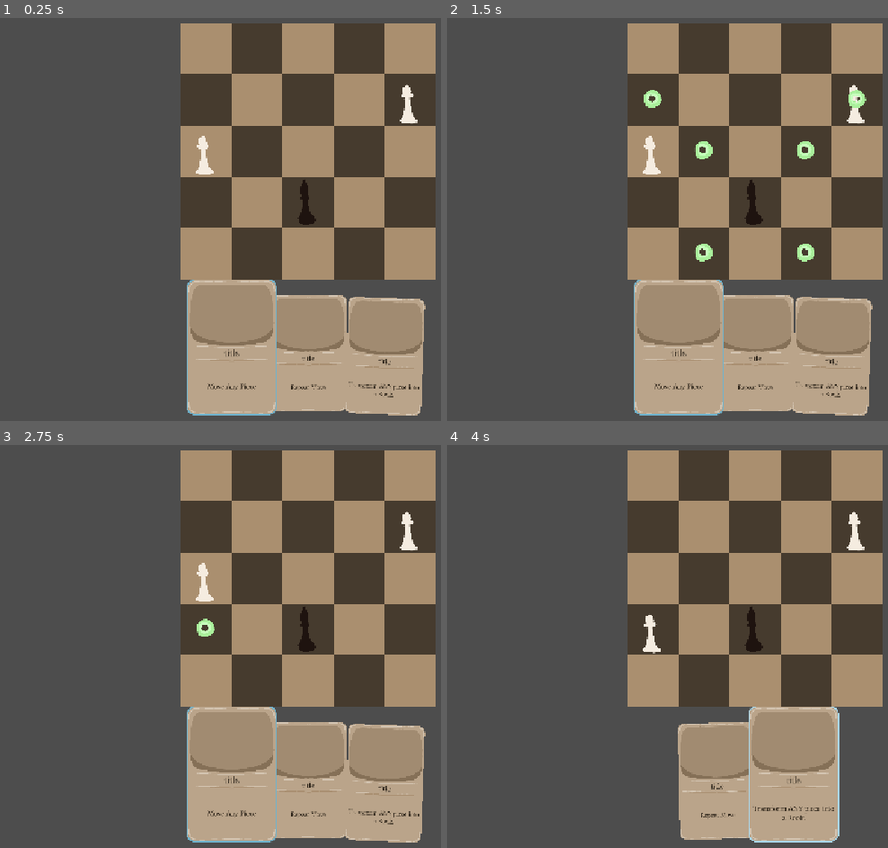
Above: before the commit, frames 1-4 (two rows, left to right).
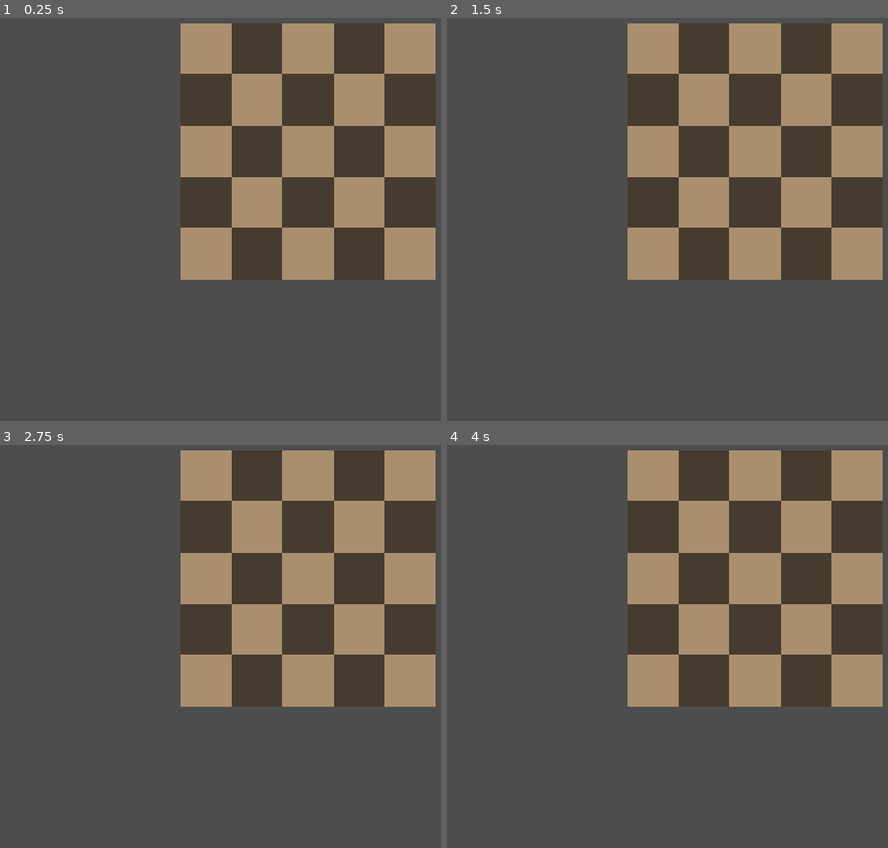
Above: after the commit, the same moments.

Repository: yourname3/gmtk-2026
Game: Godot game, scene res://level_base.tscn
Same seed, same stepped clock (60 frames per second), same inputs: the game is played once before the commit and once after it. Before the commit the project starts from res://level.tscn.
Inputs (mouse positions are in pixels of both pictures, inside the frame that each line leads up to):
- Up to frame 1 (0.25 s): no input
- Up to frame 2 (1.5 s): tap Enter at 0.5 s; move the mouse to (857, 98) at 0.52 s; click (857, 98) at 0.6 s; tap Space at 1.25 s; move the mouse to (755, 203) at 1.27 s; click (755, 203) at 1.35 s
- Up to frame 3 (2.75 s): tap Enter at 2 s; move the mouse to (207, 577) at 2.02 s; click (207, 577) at 2.1 s
- Up to frame 4 (4 s): tap Space at 2.75 s; move the mouse to (654, 630) at 2.77 s; click (654, 630) at 2.85 s; move the mouse to (outside the picture) at 3.52 s; click (outside the picture) at 3.6 s

The runs differ from the first frame. In frame 1, 17% of the frame differs, in the area x 42-97%, y 16-99%; in frame 2, 18%; in frame 3, 17%; in frame 4, 12%.

Commit message:
Setup a basic level design system

Diff:
--- a/cards/card.tscn
+++ b/card/card.tscn
@@ -1,8 +1,8 @@
 [gd_scene format=3 uid="uid://dp4drbd12s5ua"]
 
-[ext_resource type="Texture2D" uid="uid://dx42uokggtguh" path="res://cards/card.png" id="1_ivai2"]
-[ext_resource type="Script" uid="uid://ca7gsmmd2qmjj" path="res://cards/card.gd" id="2_4k7q8"]
-[ext_resource type="Texture2D" uid="uid://cqtgcturyds76" path="res://cards/card_highlight.png" id="2_f61jr"]
+[ext_resource type="Texture2D" uid="uid://dx42uokggtguh" path="res://card/card.png" id="1_ivai2"]
+[ext_resource type="Script" uid="uid://ca7gsmmd2qmjj" path="res://card/card.gd" id="2_4k7q8"]
+[ext_resource type="Texture2D" uid="uid://cqtgcturyds76" path="res://card/card_highlight.png" id="2_f61jr"]
 [ext_resource type="FontFile" uid="uid://duavmdhnyehrq" path="res://font/Kelvinch-Roman.otf" id="2_nwofj"]
 
 [sub_resource type="RectangleShape2D" id="RectangleShape2D_4k7q8"]
--- a/cards/card_hand.gd
+++ b/card/card_hand.gd
@@ -2,6 +2,8 @@
 class_name CardHand
 
 var active_cards: Array[Card] = []
+
+@export var cards: Array[CardData] = []
 
 # Applies any relevant state updates when a new card becomes "selected" for real.
 func select_card(card: Card) -> void:
@@ -85,6 +87,12 @@
 		if child is Card:
 			active_cards.push_back(child)
 
+	for card in cards:
+		var c: Card = preload("res://card/card.tscn").instantiate()
+		c.data = card
+		add_child(c)
+		active_cards.push_back(c)
+
 	arrange_cards()
 
 	if active_cards.size() > 0:
--- a/cards/card_hand.tscn
+++ b/card/card_hand.tscn
@@ -1,6 +1,6 @@
 [gd_scene format=3 uid="uid://dlxncimif4ag5"]
 
-[ext_resource type="Script" uid="uid://bhcwosb87ke46" path="res://cards/card_hand.gd" id="1_6uf4r"]
+[ext_resource type="Script" uid="uid://bhcwosb87ke46" path="res://card/card_hand.gd" id="1_6uf4r"]
 
 [node name="CardHand" type="Node2D" unique_id=850826435]
 script = ExtResource("1_6uf4r")
--- /dev/null
+++ b/cards/move_any_then_sacrifice_on_capture.tres
@@ -0,0 +1,8 @@
+[gd_resource type="Resource" script_class="CardData" format=3 uid="uid://2j0d8g238d0v"]
+
+[ext_resource type="Script" uid="uid://dfant1e3uq18d" path="res://card/card_data.gd" id="1_2bxtk"]
+
+[resource]
+script = ExtResource("1_2bxtk")
+description = "Move ANY piece. If it captures, sacrifice it."
+metadata/_custom_type_script = "uid://dfant1e3uq18d"
--- /dev/null
+++ b/cards/repeat_move_once.tres
@@ -0,0 +1,9 @@
+[gd_resource type="Resource" script_class="CardData" format=3 uid="uid://blm2qo2rq08c6"]
+
+[ext_resource type="Script" uid="uid://dfant1e3uq18d" path="res://card/card_data.gd" id="1_e6f6m"]
+
+[resource]
+script = ExtResource("1_e6f6m")
+ability = 1
+description = "Move a piece. The move is Repeated once."
+metadata/_custom_type_script = "uid://dfant1e3uq18d"
--- /dev/null
+++ b/cards/transform_any_rook.tres
@@ -0,0 +1,10 @@
+[gd_resource type="Resource" script_class="CardData" format=3 uid="uid://bpt24de36uqyt"]
+
+[ext_resource type="Script" uid="uid://dfant1e3uq18d" path="res://card/card_data.gd" id="1_65fmm"]
+
+[resource]
+script = ExtResource("1_65fmm")
+activation = 1
+ability = 2
+description = "Transform ANY piece into a Rook."
+metadata/_custom_type_script = "uid://dfant1e3uq18d"
--- a/level.tscn
+++ /dev/null
@@ -1,90 +0,0 @@
-[gd_scene format=3 uid="uid://1bape5xetsht"]
-
-[ext_resource type="Script" uid="uid://cplkyd3ikt0ds" path="res://level_camera.gd" id="1_i2t4f"]
-[ext_resource type="Texture2D" uid="uid://cnjdtf56fia74" path="res://chessboard/squares.png" id="1_u52ul"]
-[ext_resource type="Script" uid="uid://dlpshbooq0wub" path="res://chessboard/board.gd" id="2_0b4ue"]
-[ext_resource type="PackedScene" uid="uid://c2kifjh1wo0y5" path="res://piece/piece.tscn" id="2_vonw3"]
-[ext_resource type="PackedScene" uid="uid://dwkpyk486w1so" path="res://board_highlighter/board_highlighter.tscn" id="3_oi3di"]
-[ext_resource type="PackedScene" uid="uid://dp4drbd12s5ua" path="res://cards/card.tscn" id="5_f2txt"]
-[ext_resource type="PackedScene" uid="uid://dlxncimif4ag5" path="res://cards/card_hand.tscn" id="5_km5ld"]
-[ext_resource type="Script" uid="uid://dfant1e3uq18d" path="res://cards/card_data.gd" id="7_n6hdu"]
-[ext_resource type="Script" uid="uid://b06p13p7337hc" path="res://cards/card_anchor.gd" id="8_km5ld"]
-
-[sub_resource type="TileSetAtlasSource" id="TileSetAtlasSource_vonw3"]
-texture = ExtResource("1_u52ul")
-texture_region_size = Vector2i(256, 256)
-0:0/0 = 0
-1:0/0 = 0
-
-[sub_resource type="TileSet" id="TileSet_5xgho"]
-tile_size = Vector2i(256, 256)
-sources/0 = SubResource("TileSetAtlasSource_vonw3")
-
-[sub_resource type="Resource" id="Resource_km5ld"]
-script = ExtResource("7_n6hdu")
-description = "Move Any Piece"
-metadata/_custom_type_script = "uid://dfant1e3uq18d"
-
-[sub_resource type="Resource" id="Resource_n6hdu"]
-script = ExtResource("7_n6hdu")
-ability = 1
-description = "Repeat Move"
-
-[sub_resource type="Resource" id="Resource_i2t4f"]
-script = ExtResource("7_n6hdu")
-activation = 1
-ability = 2
-description = "Transform ANY piece into a Rook."
-
-[node name="Level" type="Node2D" unique_id=1114344541]
-
-[node name="Camera2D" type="Camera2D" parent="." unique_id=1583186163]
-position = Vector2(640, 896)
-zoom = Vector2(0.335, 0.335)
-script = ExtResource("1_i2t4f")
-
-[node name="ChessBoard" type="TileMap" parent="." unique_id=854148038]
-unique_name_in_owner = true
-z_index = -10
-tile_set = SubResource("TileSet_5xgho")
-format = 2
-layer_0/tile_data = PackedInt32Array(0, 0, 0, 65537, 0, 0, 131074, 0, 0, 196611, 0, 0, 262148, 0, 0, 1, 65536, 0, 65538, 65536, 0, 131075, 65536, 0, 196612, 65536, 0, 65536, 65536, 0, 131073, 65536, 0, 196610, 65536, 0, 262147, 65536, 0, 2, 0, 0, 65539, 0, 0, 131076, 0, 0, 131072, 0, 0, 196609, 0, 0, 262146, 0, 0, 196608, 65536, 0, 262145, 65536, 0, 262144, 0, 0, 3, 65536, 0, 65540, 65536, 0, 4, 0, 0)
-script = ExtResource("2_0b4ue")
-
-[node name="Piece4" parent="." unique_id=804999838 instance=ExtResource("2_vonw3")]
-position = Vector2(1024, 256)
-is_black = false
-
-[node name="Piece7" parent="." unique_id=554331140 instance=ExtResource("2_vonw3")]
-position = Vector2(512, 768)
-type = 3
-
-[node name="Piece6" parent="." unique_id=1908941343 instance=ExtResource("2_vonw3")]
-position = Vector2(0, 512)
-is_black = false
-
-[node name="BoardHighlighter" parent="." unique_id=1546895326 instance=ExtResource("3_oi3di")]
-
-[node name="CardHand" parent="." unique_id=850826435 instance=ExtResource("5_km5ld")]
-unique_name_in_owner = true
-position = Vector2(641, 1518)
-
-[node name="CardAnchor" type="Node2D" parent="CardHand" unique_id=625709137]
-position = Vector2(-1234, -871)
-script = ExtResource("8_km5ld")
-
-[node name="Card" parent="CardHand" unique_id=1845239000 instance=ExtResource("5_f2txt")]
-position = Vector2(-383.99997, 15.355957)
-rotation = -0.039999995
-scale = Vector2(1.0000001, 1.0000001)
-data = SubResource("Resource_km5ld")
-
-[node name="Card3" parent="CardHand" unique_id=1865166656 instance=ExtResource("5_f2txt")]
-scale = Vector2(1.0000001, 1.0000001)
-data = SubResource("Resource_n6hdu")
-
-[node name="Card4" parent="CardHand" unique_id=2102699138 instance=ExtResource("5_f2txt")]
-position = Vector2(384, 15.355957)
-rotation = 0.039999995
-scale = Vector2(1.0000001, 1.0000001)
-data = SubResource("Resource_i2t4f")
--- /dev/null
+++ b/level_base.tscn
@@ -0,0 +1,43 @@
+[gd_scene format=3 uid="uid://1bape5xetsht"]
+
+[ext_resource type="Script" uid="uid://cplkyd3ikt0ds" path="res://level_camera.gd" id="1_8rhms"]
+[ext_resource type="Texture2D" uid="uid://cnjdtf56fia74" path="res://chessboard/squares.png" id="2_ucx4l"]
+[ext_resource type="Script" uid="uid://dlpshbooq0wub" path="res://chessboard/board.gd" id="3_agx4c"]
+[ext_resource type="PackedScene" uid="uid://dwkpyk486w1so" path="res://board_highlighter/board_highlighter.tscn" id="4_x6ek4"]
+[ext_resource type="PackedScene" uid="uid://dlxncimif4ag5" path="res://card/card_hand.tscn" id="5_a5rkb"]
+[ext_resource type="Script" uid="uid://b06p13p7337hc" path="res://card/card_anchor.gd" id="6_e6jnn"]
+
+[sub_resource type="TileSetAtlasSource" id="TileSetAtlasSource_vonw3"]
+texture = ExtResource("2_ucx4l")
+texture_region_size = Vector2i(256, 256)
+0:0/0 = 0
+1:0/0 = 0
+
+[sub_resource type="TileSet" id="TileSet_5xgho"]
+tile_size = Vector2i(256, 256)
+sources/0 = SubResource("TileSetAtlasSource_vonw3")
+
+[node name="Level" type="Node2D" unique_id=1114344541]
+
+[node name="Camera2D" type="Camera2D" parent="." unique_id=1583186163]
+position = Vector2(640, 896)
+zoom = Vector2(0.335, 0.335)
+script = ExtResource("1_8rhms")
+
+[node name="ChessBoard" type="TileMap" parent="." unique_id=854148038]
+unique_name_in_owner = true
+z_index = -10
+tile_set = SubResource("TileSet_5xgho")
+format = 2
+layer_0/tile_data = PackedInt32Array(0, 0, 0, 65537, 0, 0, 131074, 0, 0, 196611, 0, 0, 262148, 0, 0, 1, 65536, 0, 65538, 65536, 0, 131075, 65536, 0, 196612, 65536, 0, 65536, 65536, 0, 131073, 65536, 0, 196610, 65536, 0, 262147, 65536, 0, 2, 0, 0, 65539, 0, 0, 131076, 0, 0, 131072, 0, 0, 196609, 0, 0, 262146, 0, 0, 196608, 65536, 0, 262145, 65536, 0, 262144, 0, 0, 3, 65536, 0, 65540, 65536, 0, 4, 0, 0)
+script = ExtResource("3_agx4c")
+
+[node name="BoardHighlighter" parent="." unique_id=1546895326 instance=ExtResource("4_x6ek4")]
+
+[node name="CardHand" parent="." unique_id=850826435 instance=ExtResource("5_a5rkb")]
+unique_name_in_owner = true
+position = Vector2(641, 1518)
+
+[node name="CardAnchor" type="Node2D" parent="CardHand" unique_id=625709137]
+position = Vector2(-1234, -871)
+script = ExtResource("6_e6jnn")
--- a/level_camera.gd
+++ b/level_camera.gd
@@ -10,12 +10,12 @@
 	var margin_x = 128
 	var margin_y = 32
 
-	var width = tiles.size.x * 256 + margin_x * 2
-	var height = tiles.size.y * 256 + margin_y * 2 + hand_h
+	var width: float = tiles.size.x * 256.0 + margin_x * 2.0
+	var height: float = tiles.size.y * 256.0 + margin_y * 2.0 + hand_h
 
 	var viewport = get_viewport_rect()
-	var zoom_x = viewport.size.x / width
-	var zoom_y = viewport.size.y / height
+	var zoom_x: float = viewport.size.x / width
+	var zoom_y: float = viewport.size.y / height
 
 	zoom = min(zoom_x, zoom_y) * Vector2.ONE
 	position = Vector2(width / 2 - margin_x, height / 2 - margin_y)
--- /dev/null
+++ b/levels/transform_rook.tscn
@@ -0,0 +1,25 @@
+[gd_scene format=3 uid="uid://b65g2hykn5yqq"]
+
+[ext_resource type="PackedScene" uid="uid://1bape5xetsht" path="res://level_base.tscn" id="1_1hcpy"]
+[ext_resource type="PackedScene" uid="uid://c2kifjh1wo0y5" path="res://piece/piece.tscn" id="2_88bnr"]
+[ext_resource type="Script" uid="uid://dfant1e3uq18d" path="res://card/card_data.gd" id="3_ncwog"]
+[ext_resource type="Resource" uid="uid://2j0d8g238d0v" path="res://cards/move_any_then_sacrifice_on_capture.tres" id="4_vhriu"]
+[ext_resource type="Resource" uid="uid://blm2qo2rq08c6" path="res://cards/repeat_move_once.tres" id="5_dqnsy"]
+[ext_resource type="Resource" uid="uid://bpt24de36uqyt" path="res://cards/transform_any_rook.tres" id="6_jwtk1"]
+
+[node name="Level" unique_id=1114344541 instance=ExtResource("1_1hcpy")]
+
+[node name="Piece" parent="." index="2" unique_id=1638246795 instance=ExtResource("2_88bnr")]
+position = Vector2(512, 768)
+type = 3
+
+[node name="Piece2" parent="." index="3" unique_id=1501895522 instance=ExtResource("2_88bnr")]
+position = Vector2(0, 512)
+is_black = false
+
+[node name="Piece3" parent="." index="4" unique_id=499957309 instance=ExtResource("2_88bnr")]
+position = Vector2(1024, 256)
+is_black = false
+
+[node name="CardHand" parent="." index="6" unique_id=850826435]
+cards = Array[ExtResource("3_ncwog")]([ExtResource("4_vhriu"), ExtResource("5_dqnsy"), ExtResource("6_jwtk1")])
Renamed: cards/card.gd -> card/card.gd
Renamed: cards/card.gd.uid -> card/card.gd.uid
Renamed: cards/card.png -> card/card.png
Not shown, changed: card/card.png.import
Renamed: cards/card_anchor.gd -> card/card_anchor.gd
Renamed: cards/card_anchor.gd.uid -> card/card_anchor.gd.uid
Renamed: cards/card_data.gd -> card/card_data.gd
Renamed: cards/card_data.gd.uid -> card/card_data.gd.uid
Renamed: cards/card_hand.gd.uid -> card/card_hand.gd.uid
Renamed: cards/card_highlight.png -> card/card_highlight.png
Not shown, changed: card/card_highlight.png.import
